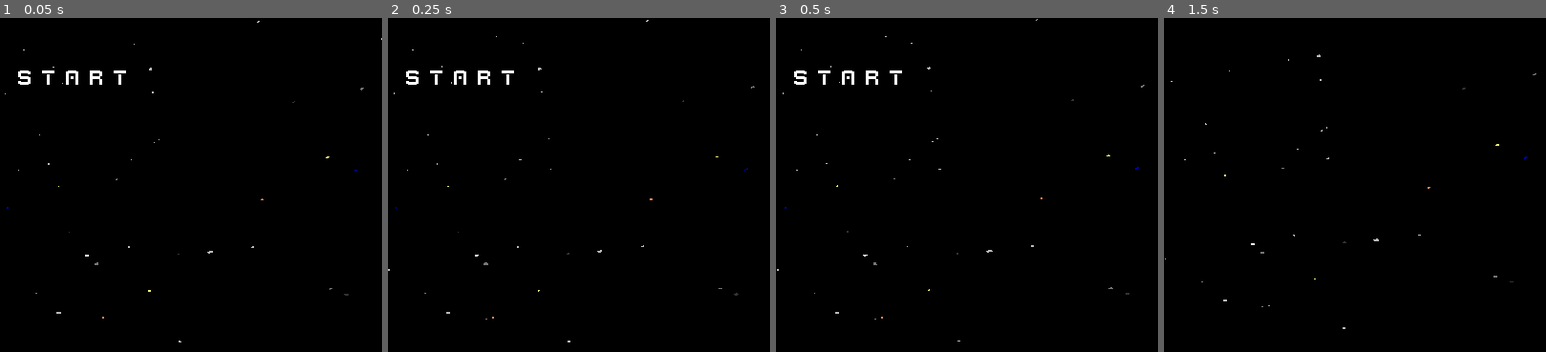
Above: before the commit, frames 1-4 (left to right).
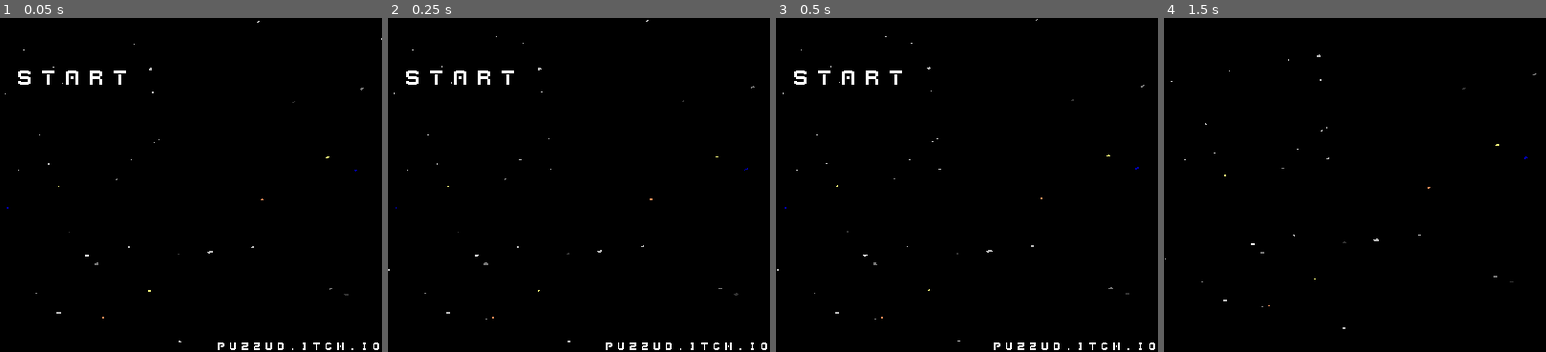
Above: after the commit, the same moments.

Repository: puzzud/MizJam1
Game: Godot game, scene res://Scenes/Game.tscn
Same seed, same stepped clock (60 frames per second), same inputs: the game is played once before the commit and once after it. Sound files missing from this copy of the repository are replaced by a short silence.
Inputs:
- Up to frame 1 (0.05 s): no input
- Up to frame 2 (0.25 s): no input
- Up to frame 3 (0.5 s): no input
- Up to frame 4 (1.5 s): tap Enter (ui_accept) at 0.5, 0.77, 1.07 s; hold D (game_turn_right) 0.53-1.28 s; hold P 0.53-1.28 s; hold S (game_brake) from 1.28 s (still down); tap P at 1.35 s
The pictures show only the part of the screen within x 50-100%, y 50-100%; the shares and areas given below are measured in that part.

The runs differ from the first frame. In frame 1, 0.3% of the frame differs, in the area x 57-100%, y 97-100%; in frame 2, 0.3%; in frame 3, 0.3%; in frame 4, nothing differs.

Commit message:
Added author and hyperlink to itch page on title screen.

Diff:
--- a/Project/Scenes/Game.tscn
+++ b/Project/Scenes/Game.tscn
@@ -202,7 +202,6 @@
 }
 
 [node name="Title" type="Control" parent="Ui"]
-visible = false
 margin_right = 40.0
 margin_bottom = 40.0
 __meta__ = {
@@ -251,6 +250,31 @@
 align = 2
 uppercase = true
 __meta__ = {
+"_edit_lock_": true,
+"_edit_use_anchors_": false
+}
+
+[node name="AuthorLink" type="LinkButton" parent="Ui/Title"]
+margin_left = 800.0
+margin_top = 880.0
+margin_right = 1024.0
+margin_bottom = 896.0
+custom_fonts/font = ExtResource( 6 )
+custom_colors/font_color = Color( 0, 0, 0, 0 )
+underline = 2
+
+[node name="Author" type="Label" parent="Ui/Title/AuthorLink"]
+margin_right = 224.0
+margin_bottom = 16.0
+custom_fonts/font = ExtResource( 6 )
+custom_colors/font_color = Color( 1, 1, 1, 1 )
+custom_colors/font_outline_modulate = Color( 0, 0, 0, 1 )
+custom_colors/font_color_shadow = Color( 0, 0, 0, 1 )
+custom_constants/shadow_as_outline = 1
+text = "puzzud.itch.io"
+align = 2
+uppercase = true
+__meta__ = {
 "_edit_use_anchors_": false
 }
 
@@ -577,6 +601,7 @@
 [connection signal="kartExitedRoughZone" from="Track" to="." method="onTrackKartExitedRoughZone"]
 [connection signal="startSequenceFinished" from="Track" to="." method="onTrackStartSequenceFinished"]
 [connection signal="tween_all_completed" from="Viewports/ViewportContainerTop/ViewportTop/Tween" to="." method="onTopCameraTweenCompleted"]
+[connection signal="pressed" from="Ui/Title/AuthorLink" to="." method="onAuthorLinkPressed"]
 [connection signal="timeout" from="Timers/InstructionMessageTimer" to="." method="onInstructionMessageTimerTimeout"]
 [connection signal="finished" from="AudioPlayers/StartRaceMusic" to="." method="onStartRaceMusicFinished"]
 
--- a/Project/Scripts/Game.gd
+++ b/Project/Scripts/Game.gd
@@ -400,3 +400,6 @@
 		$AudioPlayers/RaceWinMusic.play()
 	else:
 		$AudioPlayers/RaceLoseMusic.play()
+
+func onAuthorLinkPressed() -> void:
+	OS.shell_open("https://puzzud.itch.io")
